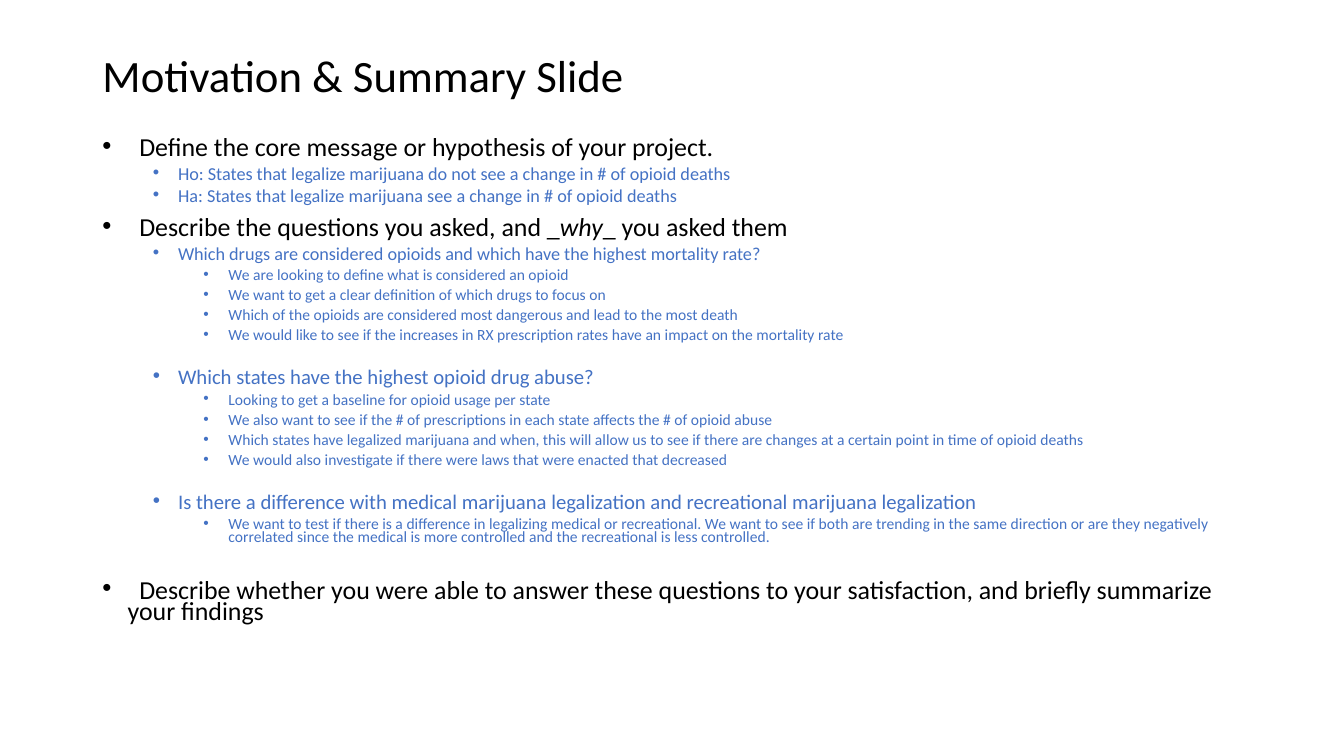
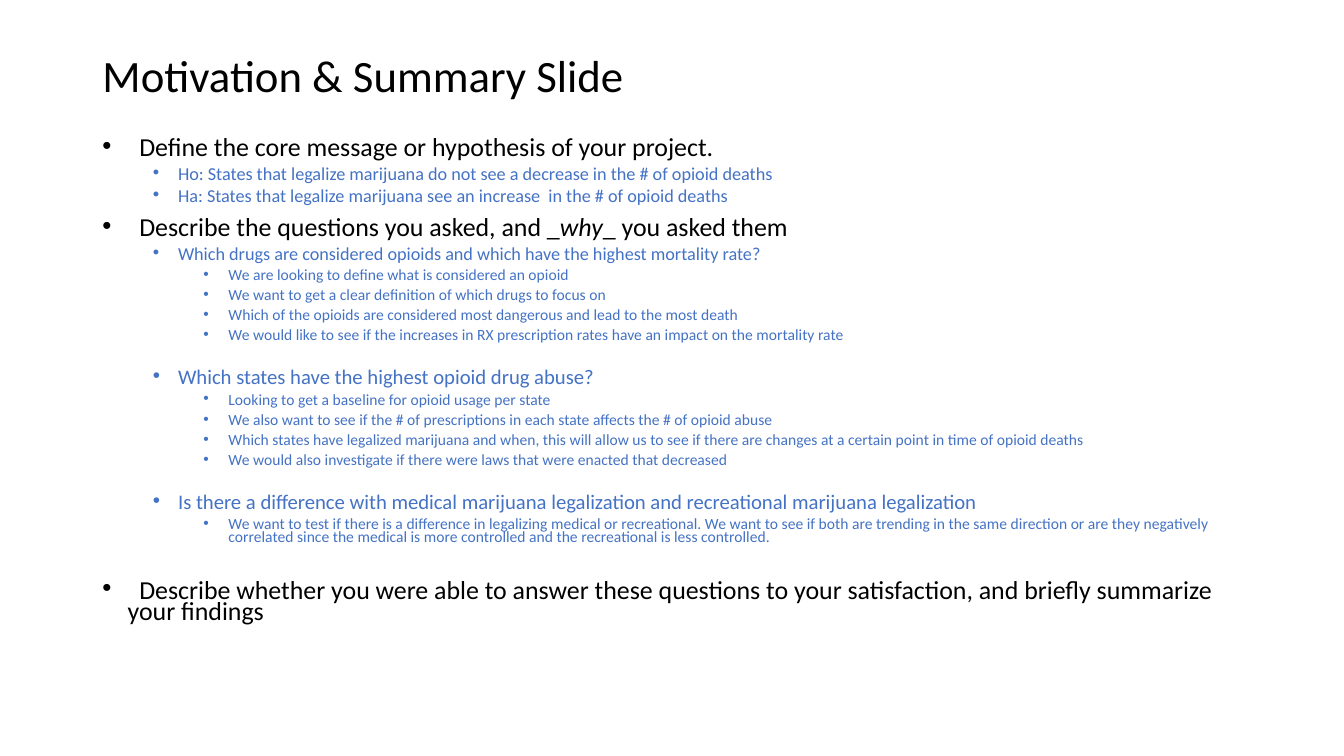
Before and after one commit to fia400/CPSSTeam, a slide deck: slide 2 of CPSSTeam.pptx. Drawn at 1344x756 pixels with LibreOffice and Linux fonts; fonts in the diff are those of the drawing. Boxes give left, top, right and bottom in pixels: in the first picture for what was removed or moved away, otherwise in the second. Text is boxed around its words. In the diff, an @@ line names an element or a change of style, - is before the commit and + after.

```diff
--- a/CPSSTeam.pptx
+++ b/CPSSTeam.pptx
@@ text at (178,167,773,205): text changed @@
-  • Ho: States that legalize marijuana do not see a change in # of opioid deaths
-  • Ha: States that legalize marijuana see a change in # of opioid deaths
+  • Ho: States that legalize marijuana do not see a decrease in the # of opioid deaths
+  • Ha: States that legalize marijuana see an increase in the # of opioid deaths
```
